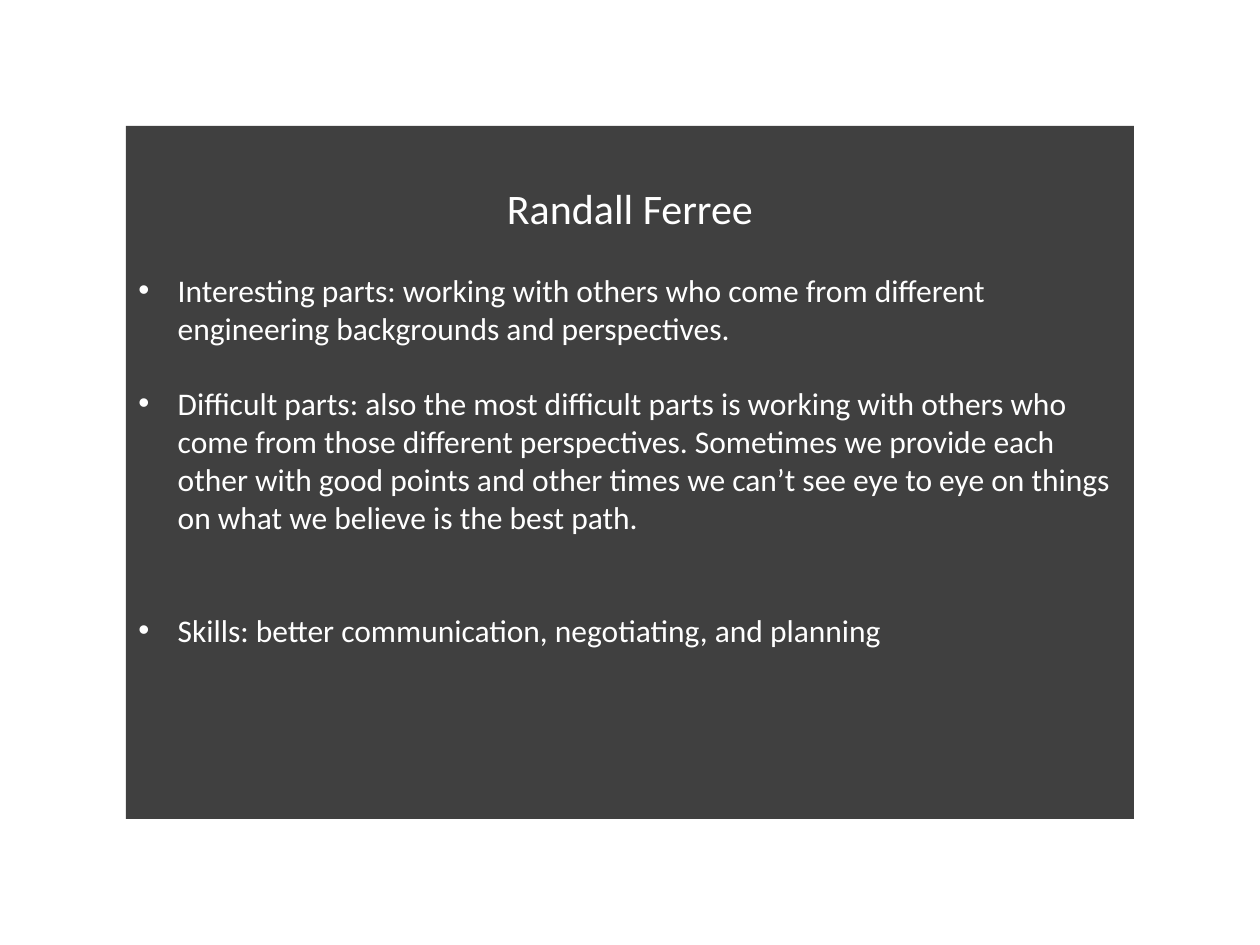
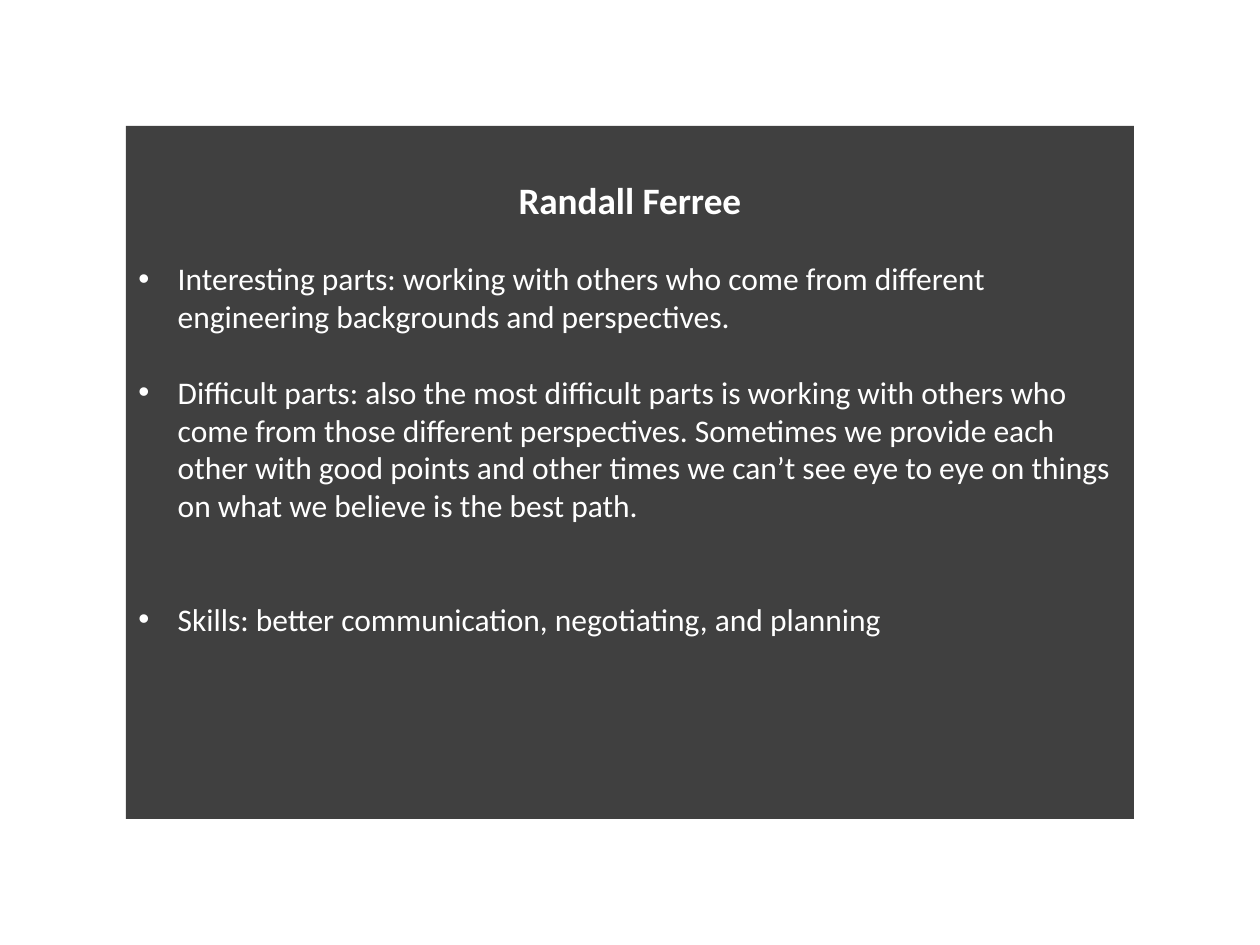
Before and after one commit to Randude14/FundamentalsPokerGame, a slide deck: slide 6 of Documentation/Group 002-5 Summary.pptx (slide 7 before the commit). Drawn at 1260x945 pixels with LibreOffice and Linux fonts; fonts in the diff are those of the drawing; background and template pictures are left out. Boxes give left, top, right and bottom in pixels: in the first picture for what was removed or moved away, otherwise in the second. Text is boxed around its words. In the diff, an @@ line names an element or a change of style, - is before the commit and + after.

Commit message:
Added Robbie slide; cleaned up formatting

```diff
--- a/Documentation/Group 002-5 Summary.pptx
+++ b/Documentation/Group 002-5 Summary.pptx
@@ text in rectangle at (x1=519, y1=188, x2=742, y2=215): size 24 to 21.3 pt, bold on in "Randall Ferree" @@
```
Also in this commit, not shown: 5 other slides changed, 1 slide added.
